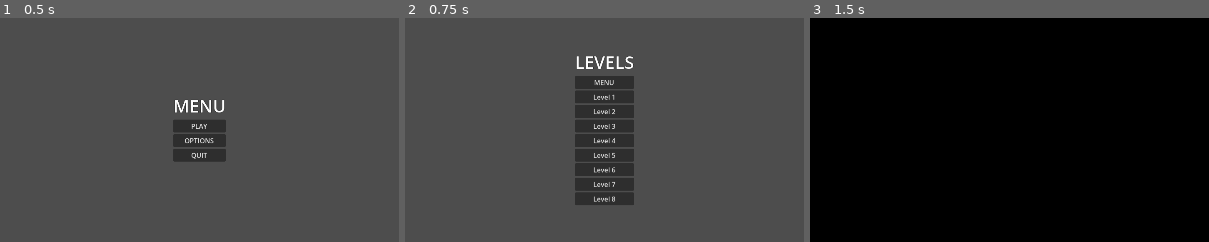
Above: before the commit, frames 1-3 (left to right).
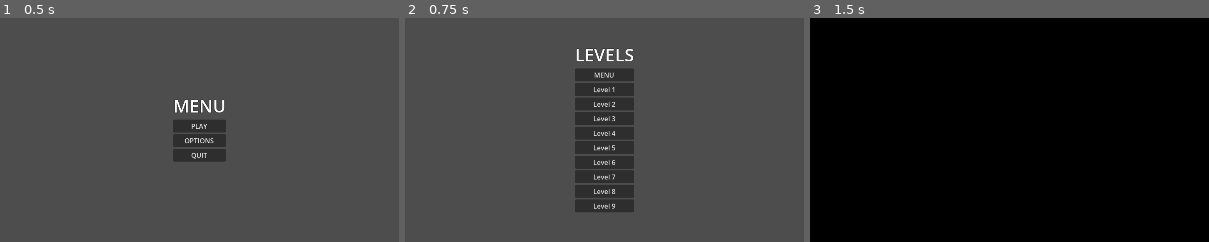
Above: after the commit, the same moments.

Repository: zalt00/SlipFeetpics
Game: Godot game, scene res://scenes/Menu.tscn
Same seed, same stepped clock (60 frames per second), same inputs: the game is played once before the commit and once after it. The project has no main scene, so this scene is started directly.
Inputs:
- Up to frame 1 (0.5 s): no input
- Up to frame 2 (0.75 s): click "PLAY" at 0.5 s
- Up to frame 3 (1.5 s): click "Level 1" at 1.25 s
The pictures show only the part of the screen within x 25-75%, y 26-76%; the shares and areas given below are measured in that part.

Frame 1 is identical in both runs. In frame 2, 3.6% of the frame differs, in the area x 42-58%, y 13-87%; in frame 3, nothing differs.

Commit message:
Niveau plateformes qui bougent

Diff:
--- a/scenes/levels/level_color_mixing.tscn
+++ b/scenes/levels/level_color_mixing.tscn
@@ -24,8 +24,18 @@
 [node name="CSGBox3D5" type="CSGBox3D" parent="Breakable"]
 transform = Transform3D(1, 0, 0, 0, 1, 0, 0, 0, 1, -4.79765, 1, -6.55201)
 
+[node name="CSGBox3D6" type="CSGBox3D" parent="Breakable"]
+transform = Transform3D(1, 0, 0, 0, 1, 0, 0, 0, 1, -4.8278, 1.46649, -6.52332)
+operation = 2
+size = Vector3(0.710205, 0.277222, 0.693604)
+
 [node name="CSGBox3D7" type="CSGBox3D" parent="Breakable"]
 transform = Transform3D(-4.56956e-08, 0, 1, 0, 1, 0, -1, 0, -4.56956e-08, 3.75599, 1, -6.54713)
+
+[node name="CSGBox3D8" type="CSGBox3D" parent="Breakable"]
+transform = Transform3D(1, 0, 0, 0, 1, 0, 0, 0, 1, 3.77273, 1.46649, -6.52332)
+operation = 2
+size = Vector3(0.710205, 0.277222, 0.693604)
 
 [node name="CSGBox3D" type="CSGBox3D" parent="Breakable"]
 transform = Transform3D(5.909, 0, 0, 0, 1, 0, 0, 0, 5.909, 0, -2, 0)
--- /dev/null
+++ b/scenes/levels/level_moving_platforms.tscn
@@ -0,0 +1,99 @@
+[gd_scene load_steps=10 format=3 uid="uid://ckewo1dljrewe"]
+
+[ext_resource type="PackedScene" uid="uid://bjqcqg24t4o3" path="res://scenes/fps_player.tscn" id="1_h5lnm"]
+[ext_resource type="PackedScene" uid="uid://d0py50h4lucdc" path="res://scenes/red_sky.tscn" id="2_duyvu"]
+
+[sub_resource type="BoxMesh" id="BoxMesh_tv5eb"]
+size = Vector3(3, 1, 3)
+
+[sub_resource type="ConvexPolygonShape3D" id="ConvexPolygonShape3D_1x3ja"]
+points = PackedVector3Array(-1.5, -0.5, -1.5, -1.5, 0.5, -1.5, 1.5, -0.5, -1.5, -1.5, -0.5, 1.5, -1.5, 0.5, 1.5, 1.5, 0.5, -1.5, 1.5, -0.5, 1.5, 1.5, 0.5, 1.5)
+
+[sub_resource type="BoxMesh" id="BoxMesh_5cvxr"]
+size = Vector3(3, 1, 3)
+
+[sub_resource type="ConvexPolygonShape3D" id="ConvexPolygonShape3D_531ev"]
+points = PackedVector3Array(-1.5, -0.5, -1.5, -1.5, 0.5, -1.5, 1.5, -0.5, -1.5, -1.5, -0.5, 1.5, -1.5, 0.5, 1.5, 1.5, 0.5, -1.5, 1.5, -0.5, 1.5, 1.5, 0.5, 1.5)
+
+[sub_resource type="Animation" id="Animation_j1wjv"]
+length = 3.0
+loop_mode = 2
+tracks/0/type = "position_3d"
+tracks/0/imported = false
+tracks/0/enabled = true
+tracks/0/path = NodePath("MeshInstance3D")
+tracks/0/interp = 1
+tracks/0/loop_wrap = true
+tracks/0/keys = PackedFloat32Array(0, 1, 0, -1, -5, 3, 1, 0, -1, -11)
+tracks/1/type = "position_3d"
+tracks/1/imported = false
+tracks/1/enabled = true
+tracks/1/path = NodePath("MeshInstance3D2")
+tracks/1/interp = 1
+tracks/1/loop_wrap = true
+tracks/1/keys = PackedFloat32Array(0, 1, 0, -18, -40, 3, 1, 0, -18, -18)
+
+[sub_resource type="Animation" id="Animation_5o3pr"]
+resource_name = "moving_platform"
+length = 3.0
+loop_mode = 2
+tracks/0/type = "position_3d"
+tracks/0/imported = false
+tracks/0/enabled = true
+tracks/0/path = NodePath("MeshInstance3D")
+tracks/0/interp = 1
+tracks/0/loop_wrap = true
+tracks/0/keys = PackedFloat32Array(0, 1, 0, -1, -6, 3, 1, 0, -1, -13)
+tracks/1/type = "position_3d"
+tracks/1/imported = false
+tracks/1/enabled = true
+tracks/1/path = NodePath("MeshInstance3D2")
+tracks/1/interp = 1
+tracks/1/loop_wrap = true
+tracks/1/keys = PackedFloat32Array(0, 1, 0, -18, -47, 0.7, 1, 0, -18, -17)
+
+[sub_resource type="AnimationLibrary" id="AnimationLibrary_tgpqc"]
+_data = {
+"RESET": SubResource("Animation_j1wjv"),
+"moving_platform": SubResource("Animation_5o3pr")
+}
+
+[node name="LevelMovingPlatforms" type="Node3D"]
+
+[node name="Breakable" type="CSGCombiner3D" parent="."]
+use_collision = true
+
+[node name="CSGBox3D" type="CSGBox3D" parent="Breakable"]
+transform = Transform3D(5.75488, 0, 0, 0, 1, 0, 0, 0, 5.75488, 0, -1, 0)
+
+[node name="CSGBox3D2" type="CSGBox3D" parent="Breakable"]
+transform = Transform3D(5.75488, 0, 0, 0, 1, 0, 0, 0, 5.75488, 0, -8, -17)
+
+[node name="player" parent="." node_paths=PackedStringArray("breakable") instance=ExtResource("1_h5lnm")]
+breakable = NodePath("../Breakable")
+
+[node name="MeshInstance3D" type="AnimatableBody3D" parent="."]
+transform = Transform3D(1, 0, 0, 0, 1, 0, 0, 0, 1, 0, -1, -5)
+
+[node name="MeshInstance3D" type="MeshInstance3D" parent="MeshInstance3D"]
+mesh = SubResource("BoxMesh_tv5eb")
+
+[node name="CollisionShape3D" type="CollisionShape3D" parent="MeshInstance3D"]
+shape = SubResource("ConvexPolygonShape3D_1x3ja")
+
+[node name="MeshInstance3D2" type="AnimatableBody3D" parent="."]
+transform = Transform3D(1, 0, 0, 0, 1, 0, 0, 0, 1, 0, -18, -40)
+
+[node name="MeshInstance3D" type="MeshInstance3D" parent="MeshInstance3D2"]
+mesh = SubResource("BoxMesh_5cvxr")
+
+[node name="CollisionShape3D" type="CollisionShape3D" parent="MeshInstance3D2"]
+shape = SubResource("ConvexPolygonShape3D_531ev")
+
+[node name="PlatformMover" type="AnimationPlayer" parent="."]
+libraries = {
+"": SubResource("AnimationLibrary_tgpqc")
+}
+autoplay = "RESET"
+
+[node name="RedSky" parent="." instance=ExtResource("2_duyvu")]
